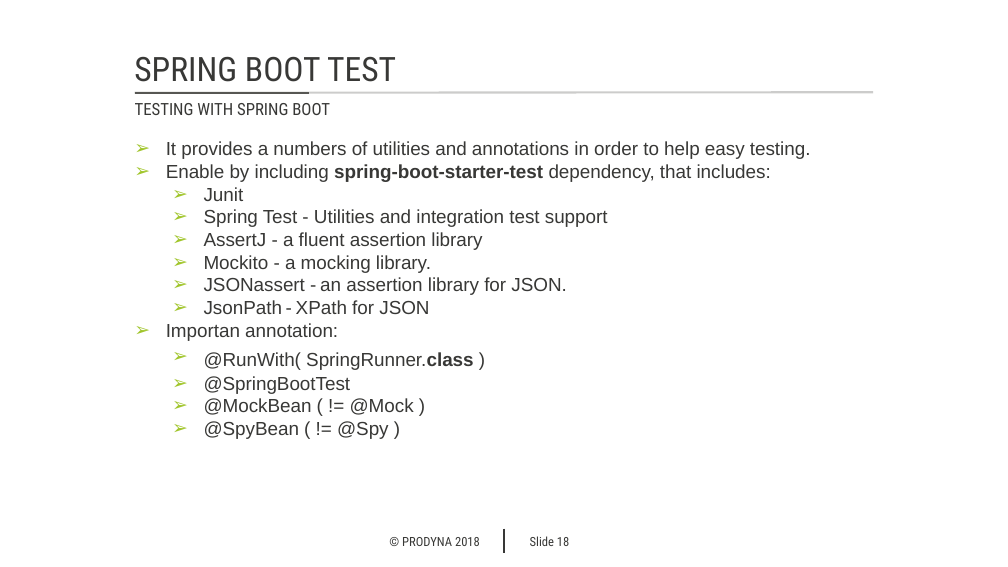
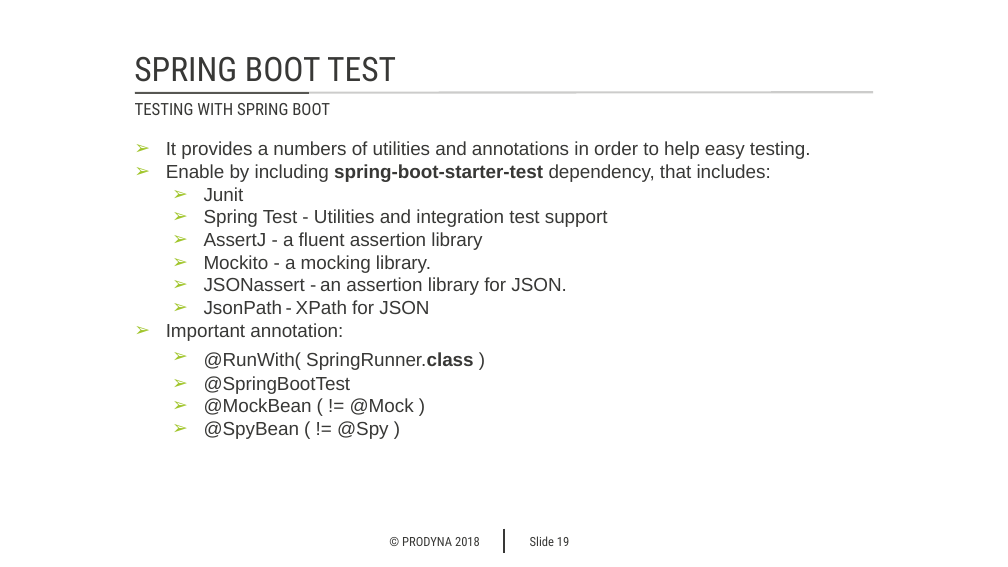
Before and after one commit to markojevtic/spring-boot-workshop, a slide deck: slide 19 of documentation/Spring_basics.pptx (slide 18 before the commit). Drawn at 1008x567 pixels with LibreOffice and Linux fonts; fonts in the diff are those of the drawing; background and template pictures are left out. Boxes give left, top, right and bottom in pixels: in the first picture for what was removed or moved away, otherwise in the second. Text is boxed around its words. In the diff, an @@ line names an element or a change of style, - is before the commit and + after.

```diff
--- a/documentation/Spring_basics.pptx
+++ b/documentation/Spring_basics.pptx
@@ text at (x1=166, y1=323, x2=343, y2=341): text changed @@
-➢ Importan annotation:
+➢ Important annotation:
```
Also in this commit, not shown: 1 slide added, 6 other files.
